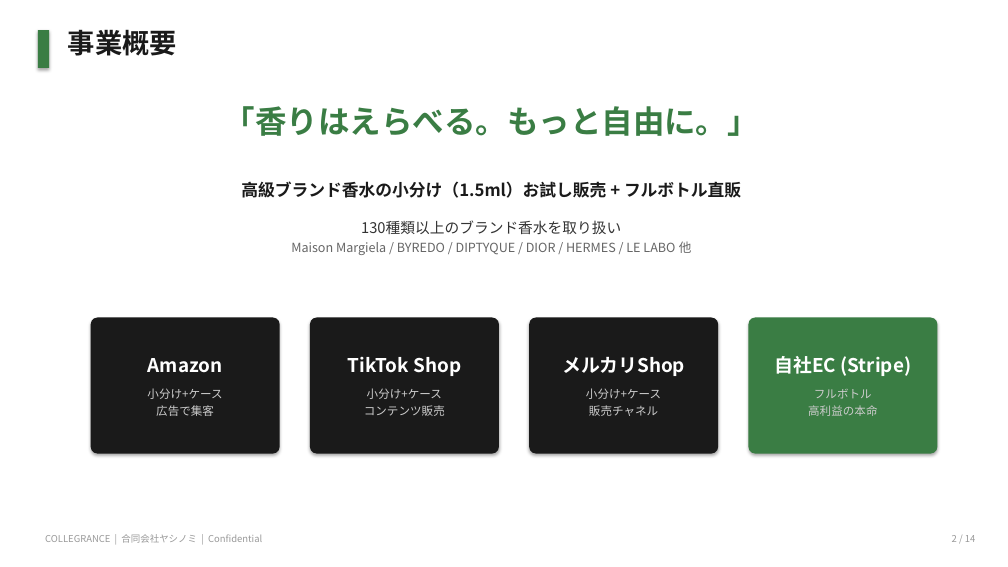
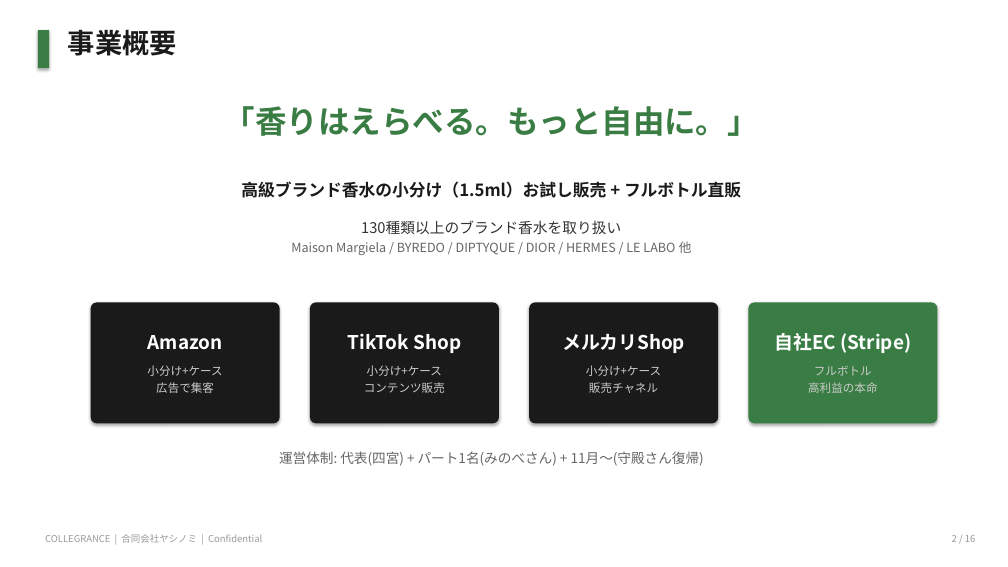
Before and after one commit to Keitoshinomiya/collegranceWEB-, a slide deck: slide 2 of COLLEGRANCE_事業全体像.pptx. Drawn at 1008x567 pixels with LibreOffice and Linux fonts; fonts in the diff are those of the drawing. Boxes give left, top, right and bottom in pixels: in the first picture for what was removed or moved away, otherwise in the second. Text is boxed around its words. In the diff, an @@ line names an element or a change of style, - is before the commit and + after.

```diff
--- a/COLLEGRANCE_事業全体像.pptx
+++ b/COLLEGRANCE_事業全体像.pptx
@@ rounded rectangle "Amazon": place and size @@
-rounded rectangle "Amazon" at box(91, 318, 280, 454)
+rounded rectangle "Amazon" at box(91, 302, 280, 423)
@@ rounded rectangle "TikTok Shop": place and size @@
-rounded rectangle "TikTok Shop" at box(310, 318, 499, 454)
+rounded rectangle "TikTok Shop" at box(310, 302, 499, 423)
@@ rounded rectangle "メルカリShop": place and size @@
-rounded rectangle "メルカリShop" at box(529, 318, 718, 454)
+rounded rectangle "メルカリShop" at box(529, 302, 718, 423)
@@ rounded rectangle "自社EC (Stripe)": place and size @@
-rounded rectangle "自社EC (Stripe)" at box(749, 318, 938, 454)
+rounded rectangle "自社EC (Stripe)" at box(749, 302, 938, 423)
@@ text added at box(279, 451, 704, 466), 13 pt, text #666666 @@
+運営体制: 代表(四宮) + パート1名(みのべさん) + 11月〜(守殿さん復帰)
```
Also in this commit, not shown: 9 other slides changed, 6 slides added, 4 slides removed, 1 other file.
